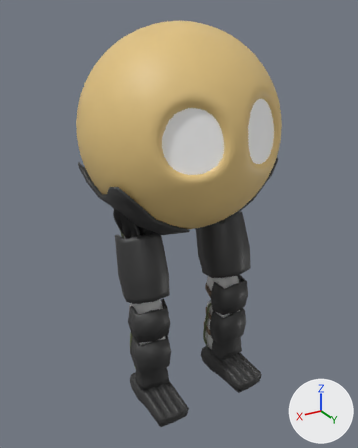
A saved change to the FBX model Assets/Characters/Models/kolobok/KolobokLegs.fbx.
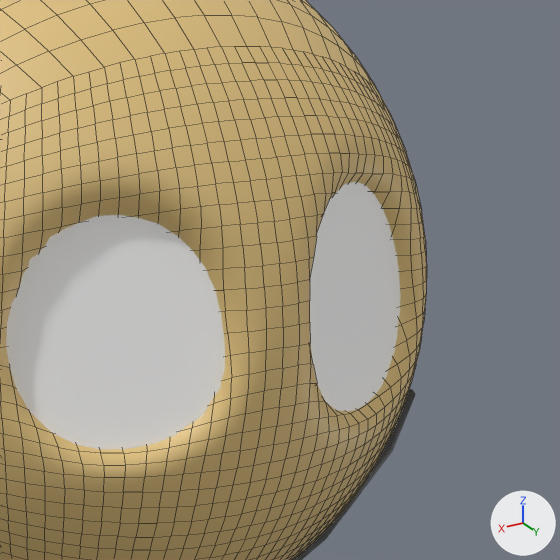
Old and new are each drawn whole from a 50 mm lens placed at (4.43, 7.38, 7.03), pointed at (0.02, 0.03, 3.35) and again close up on the part from 45% to 89% of the width and 10% to 46% of the height. Lighting does not change. The marker at lower right points along +X, +Y and +Z. The close-ups show mesh edges as thin lines. Where no turn or scale is listed for an object, it has been applied to the vertices.

Names of what the first close-up shows: 'Head', 'r.Leg'.
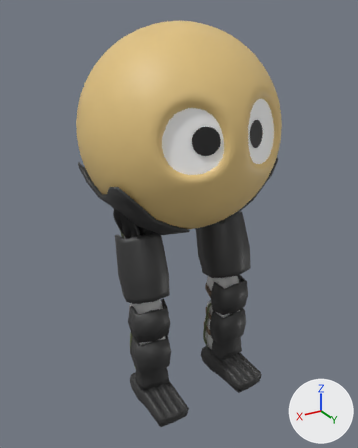
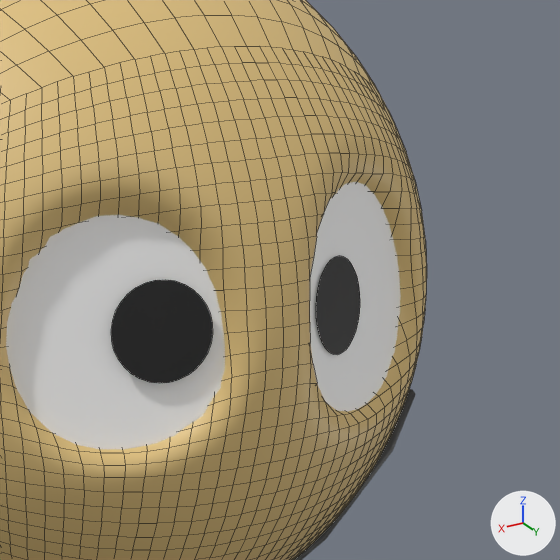
Changed parts and their boxes [x1, y1, x2, y2] in the close-ups (560 x 560 px):
'Circle.003', added (black): after [111, 280, 213, 383]
'Circle.002', added (black): after [316, 256, 360, 355]

The change in detail:
Mesh me_circle_003 is new.
It has 32 vertices, 1 face and spans x -1.0..1.0, y -1.0..1.0, z 0.0.
It uses material mat_material (picture img_kolobok_png).
Mesh me_circle_002 is new.
It has 32 vertices, 1 face and spans x -0.193..0.193, y -0.089..0.089, z -0.21..0.21.
It uses material mat_material (picture img_kolobok_png).
Object 'Circle.003' (ob_circle_003) is new; it shows me_circle_003.
Its location is (0.462, 1.533, 5.3).
Its rotation in degrees is (98, 30, -20).
Its scale is (-0.212, -0.212, -0.212).
Object 'Circle.002' (ob_circle_002) is new; it shows me_circle_002.
Its location is (-0.462, 1.533, 5.3).
